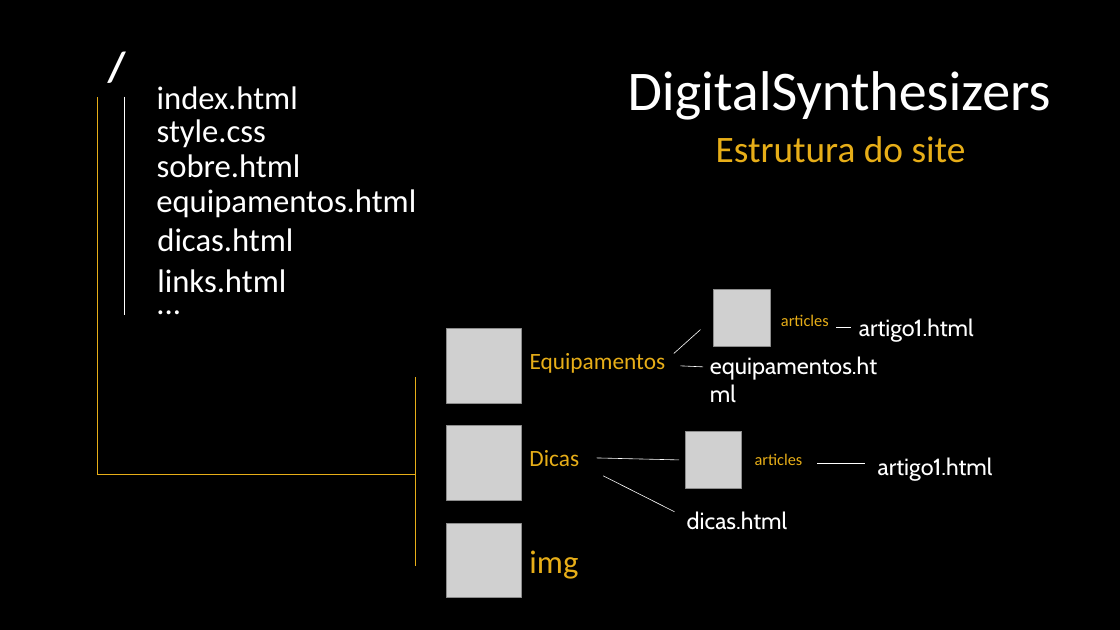
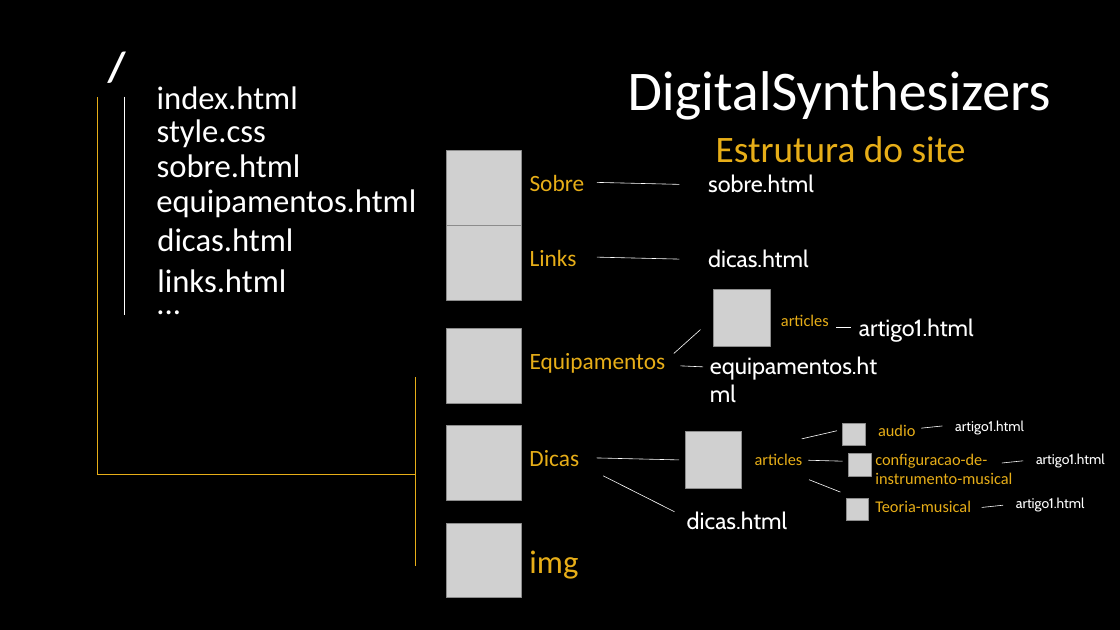
Before and after one commit to Lucas-Santos-Da-Silva/DigitalSynthesizers, a slide deck: slide 1 of doc/estrutura.pptx. Drawn at 1120x630 pixels with LibreOffice and Linux fonts; fonts in the diff are those of the drawing; grey boxes stand for pictures. Boxes give left, top, right and bottom in pixels: in the first picture for what was removed or moved away, otherwise in the second. Text is boxed around its words. In the diff, an @@ line names an element or a change of style, - is before the commit and + after.

```diff
--- a/doc/estrutura.pptx
+++ b/doc/estrutura.pptx
@@ picture added at <box>447,150,522,225</box> @@
@@ text added at <box>530,174,585,191</box>, 20 pt, text #E7AE18 @@
+Sobre
@@ text added at <box>708,174,814,193</box>, 20 pt, text #FFFFFF @@
+sobre.html
@@ line added from (680, 184) to (597, 182), #FFFFFF 0.5 pt @@
@@ picture added at <box>447,225,522,300</box> @@
@@ text added at <box>530,249,577,266</box>, 20 pt, text #E7AE18 @@
+Links
@@ line added from (680, 259) to (597, 257), #FFFFFF 0.5 pt @@
@@ text added at <box>708,249,809,268</box>, 20 pt, text #FFFFFF @@
+dicas.html
@@ text "artigo1.html": place and size @@
-text "artigo1.html" at <box>878,457,993,481</box>
+text "artigo1.html" at <box>955,420,1024,435</box>
@@ text "artigo1.html" at <box>955,420,1024,435</box>: size 20 to 12 pt @@
@@ line added from (837, 431) to (802, 439), #FFFFFF 0.5 pt @@
@@ picture added at <box>843,423,865,446</box> @@
@@ text added at <box>878,424,915,436</box>, 14 pt, text #E7AE18 @@
+audio
@@ line moved from (865, 463) - (817, 463) to (943, 426) - (922, 429) @@
@@ line added from (843, 461) to (808, 460), #FFFFFF 0.5 pt @@
@@ picture added at <box>849,454,871,476</box> @@
@@ text added at <box>875,453,1012,484</box>, 14 pt, text #E7AE18 @@
+configuracao-de-instrumento-musical
@@ line added from (1023, 461) to (1002, 463), #FFFFFF 0.5 pt @@
@@ text added at <box>1036,453,1105,468</box>, 12 pt, text #FFFFFF @@
+artigo1.html
@@ line added from (841, 492) to (809, 480), #FFFFFF 0.5 pt @@
@@ picture added at <box>846,498,869,521</box> @@
@@ text added at <box>875,500,971,512</box>, 14 pt, text #E7AE18 @@
+Teoria-musical
@@ line added from (1003, 505) to (982, 507), #FFFFFF 0.5 pt @@
@@ text added at <box>1016,497,1085,512</box>, 12 pt, text #FFFFFF @@
+artigo1.html
```
Also in this commit, not shown: 1 slide removed, 16 other files.
